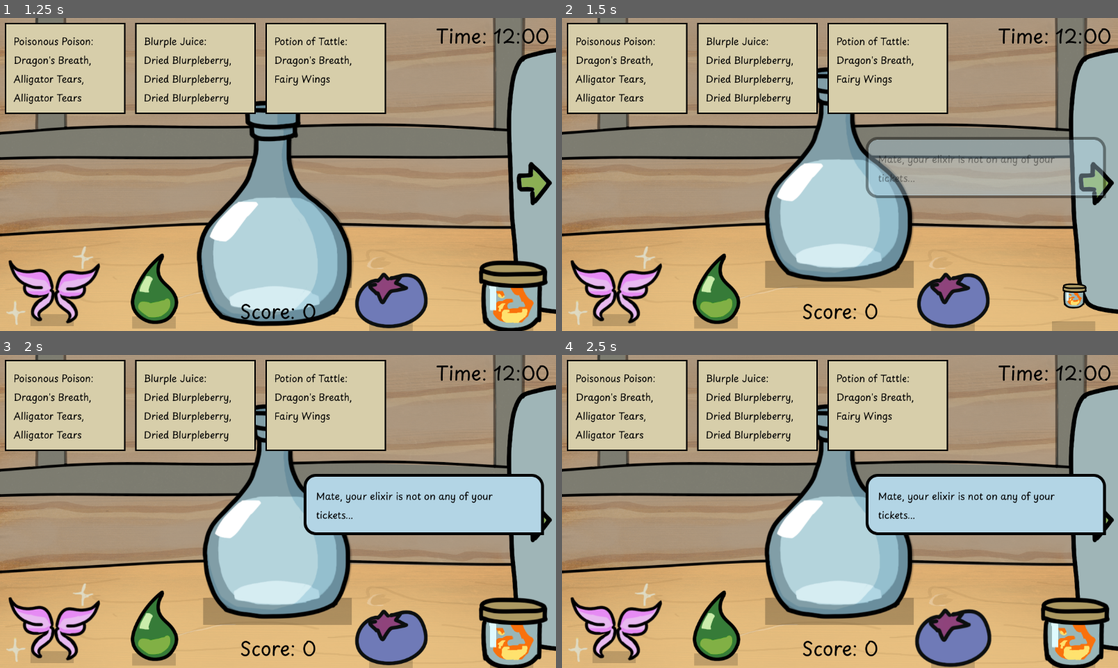
Above: before the commit, frames 1-4 (two rows, left to right).
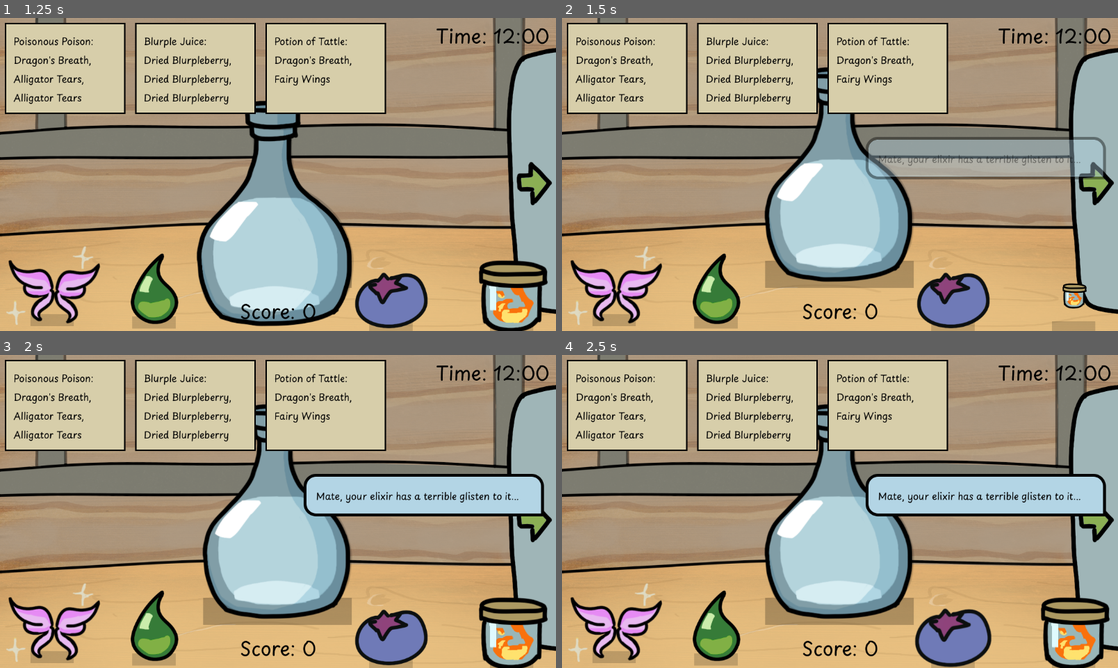
Above: after the commit, the same moments.

Repository: andreaTheCoder/MiniJam207Primal
Game: Godot game, scene res://scenes/shop.tscn
The game is run twice, just before and just after one commit, with the same random seed, the same clock (stepped at 60 frames per second) and the same inputs. Sound files missing from this copy of the repository are replaced by a short silence.
Inputs (mouse positions are in pixels of both pictures, inside the frame that each line leads up to):
- Up to frame 1 (1.25 s): tap Enter (ui_accept) at 0.5, 0.77 s; move the mouse to (278, 212) at 0.52 s; press the mouse at (278, 212) at 0.53 s
- Up to frame 2 (1.5 s): tap Enter (ui_accept) at 1.25 s; move the mouse to (1073, 296) at 1.27 s; release the mouse at (1073, 296) at 1.28 s; click (1073, 296) at 1.35 s
- Up to frame 3 (2 s): tap Enter (ui_accept) at 1.52 s
- Up to frame 4 (2.5 s): move the mouse to (951, 630) at 2.02 s; press the mouse at (951, 630) at 2.03 s

Frame 1 is identical in both runs. In frame 2, 2.8% of the frame differs, in the area x 54-98%, y 43-58%; in frame 3, 3.2%; in frame 4, 3.2%.

Commit message:
customer text wowzas

Diff:
--- a/scenes/ui.tscn
+++ b/scenes/ui.tscn
@@ -6,9 +6,6 @@
 
 [node name="Ui" type="CanvasLayer" unique_id=340363726]
 script = ExtResource("1_x4jx1")
-time = null
-day = null
-score = null
 
 [node name="Panel" type="Panel" parent="." unique_id=1760701443]
 visible = false
--- a/scripts/customer_text.gd
+++ b/scripts/customer_text.gd
@@ -7,7 +7,7 @@
 	"Wowwzas, ",
 	"Yippeee, ",
 	"Awesome, ",
-	"HIHI! ",
+	"Hiya, "
 ]
 const CUSTOMER_POTION_PREFIX = [
 	"this ",
@@ -22,7 +22,7 @@
 	"brew ",
 	"concoction ",
 	"mixture ",
-	"magical water"
+	"magical liquid "
 ]
 const CUSTOMER_SAYING = [
 	"will be very useful for my evil plans",
@@ -33,9 +33,9 @@
 	"could not be more fitting for what I've planned",
 	"is going to help me 'take care' of my clients",
 	"will help me seduce the rat love of my life",
-	"is very helpful, thank you",
+	"is very helpful",
 	"is great",
-	"._.",
+	"will be greatly appreciated by the cult"
 ]
 const CUSTOMER_ENDING = [
 	".",
@@ -53,7 +53,8 @@
 const CUSTOMER_COMPLAINT_SAYING = [
 	"is not what any of us ordered",
 	"has a terrible glisten to it",
-	"is not on any of your tickets"
+	"is not on any of your tickets",
+	"is so bad that no one here would ever drink that"
 ]
 # Called when the node enters the scene tree for the first time.
 func _ready() -> void:
